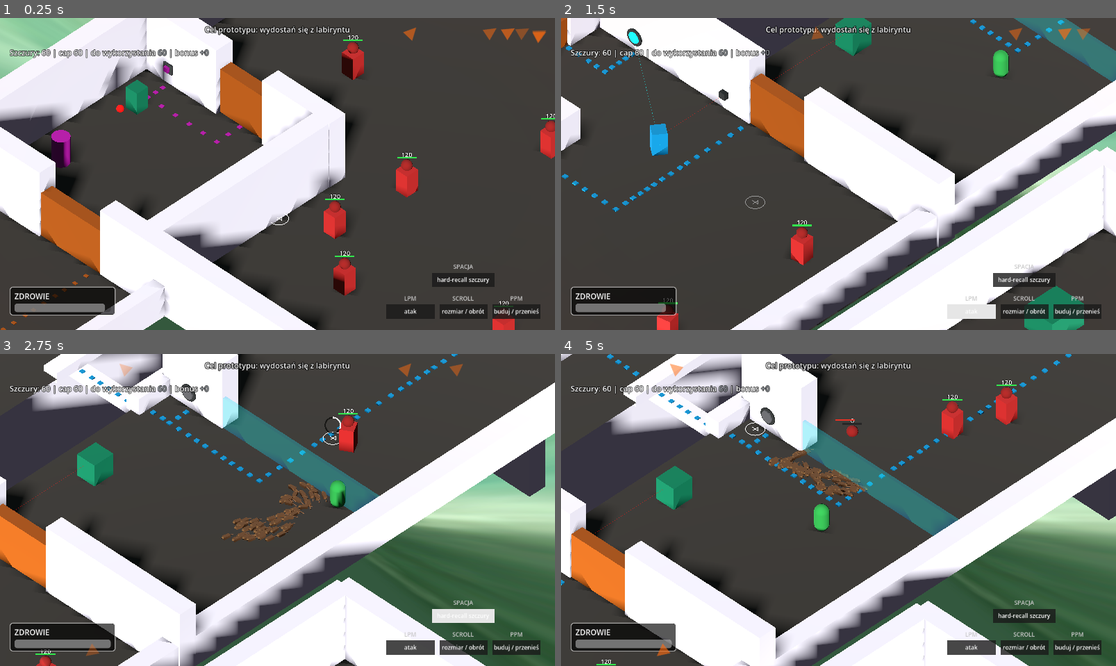
Above: before the commit, frames 1-4 (two rows, left to right).
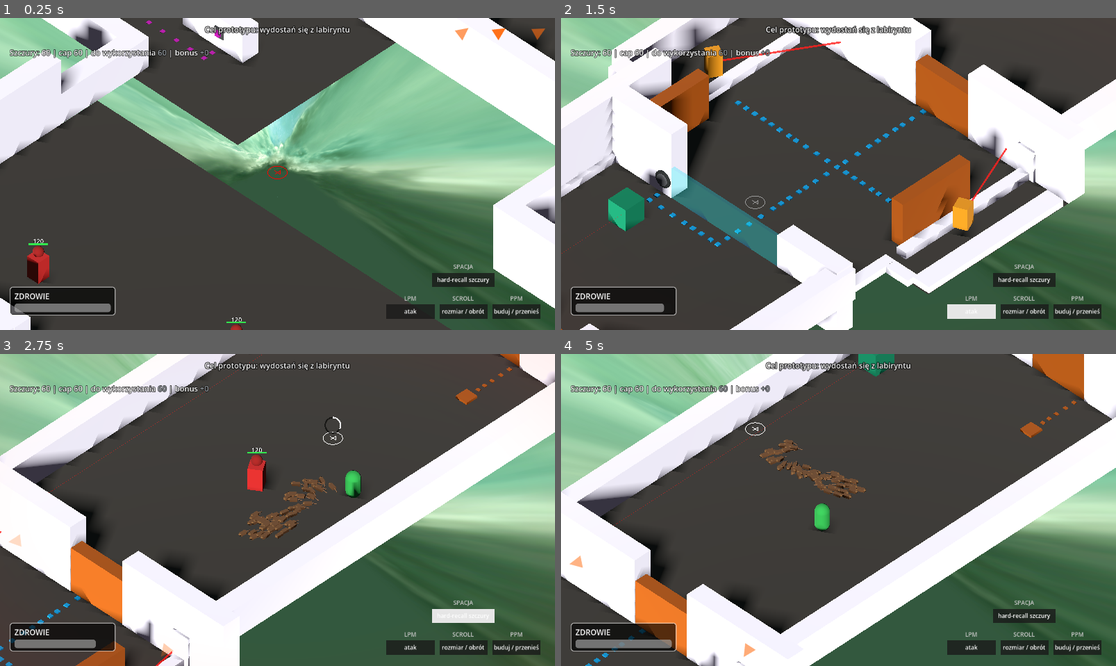
Above: after the commit, the same moments.

Repository: VirtuaIL/ZTGK-Prototyp
Game: Godot game, scene res://scenes/main.tscn
Two runs of this game, one before a commit and one after it. Both use one fixed random seed, a clock stepped at 60 frames per second and the inputs below.
Inputs (mouse positions are in pixels of both pictures, inside the frame that each line leads up to):
- Up to frame 1 (0.25 s): no input
- Up to frame 2 (1.5 s): tap Enter at 0.5 s; move the mouse to (960, 158) at 0.52 s; hold D (move_right) 0.53-1.25 s; hold Space (recall_rats) 0.53-1.25 s; click (960, 158) at 0.67 s; drag from (727, 189) to (810, 236) at 1.27 s
- Up to frame 3 (2.75 s): move the mouse to (333, 441) at 2.02 s; hold D (move_right) from 2.03 s (still down); hold Space (recall_rats) from 2.03 s (still down)
- Up to frame 4 (5 s): release D (move_right) at 2.75 s; release Space (recall_rats) at 2.75 s; drag from (810, 572) to (672, 463) at 2.77 s; move the mouse to (1005, 556) at 3.52 s; hold A (move_left) 3.53-4.25 s; hold Space (recall_rats) 3.53-4.25 s; drag from (672, 463) to (755, 432) at 4.27 s

The runs differ from the first frame. In frame 1, 69% of the frame differs, in the area x 0-100%, y 0-100%; in frame 2, 57%; in frame 3, 36%; in frame 4, 35%.

Commit message:
Additional map fixes

Diff:
--- a/scenes/main.tscn
+++ b/scenes/main.tscn
@@ -110,7 +110,7 @@
 size = 16.0
 
 [node name="Player" parent="." unique_id=1407634471 instance=ExtResource("2_player")]
-transform = Transform3D(1, 0, 0, 0, 1, 0, 0, 0, 1, -34.22881, -1.1444092e-05, -129.91147)
+transform = Transform3D(1, 0, 0, 0, 1, 0, 0, 0, 1, -34.22881, -1.1444092e-05, -202.1602)
 
 [node name="RatManager" type="Node3D" parent="." unique_id=169060230]
 script = ExtResource("4_rat_man")
@@ -567,7 +567,7 @@
 carriers_required = 5
 
 [node name="box10" parent="boxes" unique_id=106995478 instance=ExtResource("8_tipki")]
-transform = Transform3D(1.6, 0, 0, 0, 1, 0, 0, 0, 1.7, -26.905994, -3.8146973e-06, -221.51974)
+transform = Transform3D(1.6, 0, 0, 0, 1, 0, 0, 0, 1.7, -28.626598, -3.8146973e-06, -220.23949)
 carriers_required = 5
 
 [node name="doors" type="Node3D" parent="." unique_id=268508132]
@@ -793,6 +793,9 @@
 [node name="LaserEmitter2" parent="lasers" unique_id=1469288679 instance=ExtResource("15_jkv2x")]
 transform = Transform3D(1, 0, 0, 0, 1, 0, 0, 0, 1, -6.2, 0.99, -7.844)
 
+[node name="LaserEmitter4" parent="lasers" unique_id=1311808448 instance=ExtResource("15_jkv2x")]
+transform = Transform3D(1, 0, 0, 0, 1, 0, 0, 0, 1, -6.200001, 0.6881561, -79.46467)
+
 [node name="LaserEmitter3" parent="lasers" unique_id=1284436546 instance=ExtResource("15_jkv2x")]
 transform = Transform3D(1, 0, 0, 0, 1, 0, 0, 0, 1, -4.1572533, 0.98987484, -50.764656)
 damage_per_second = 80.0
@@ -1564,6 +1567,9 @@
 
 [node name="RedirectionBox4" parent="boss_arena" unique_id=76530190 instance=ExtResource("16_jbj1t")]
 transform = Transform3D(0.8569696, 0, -0.51536715, 0, 1, 0, 0.51536715, 0, 0.8569696, -31.589489, -9.536743e-07, -228.6655)
+
+[node name="healing_crystal4" parent="boss_arena" unique_id=1938003558 instance=ExtResource("24_2f3dj")]
+transform = Transform3D(-1, 0, -1.5099579e-07, 0, 1, 0, 1.5099582e-07, 0, -1.0000002, -37.57462, -0.056750298, -221.10411)
 
 [node name="hitscan_turret30" parent="boss_arena" unique_id=1829332305 instance=ExtResource("23_vxglm")]
 transform = Transform3D(-21.599995, 0, -3.1407135e-06, 0, 1, 0, 3.2615087e-06, 0, -20.800005, -31.399189, -1.4567499, -252.28984)
